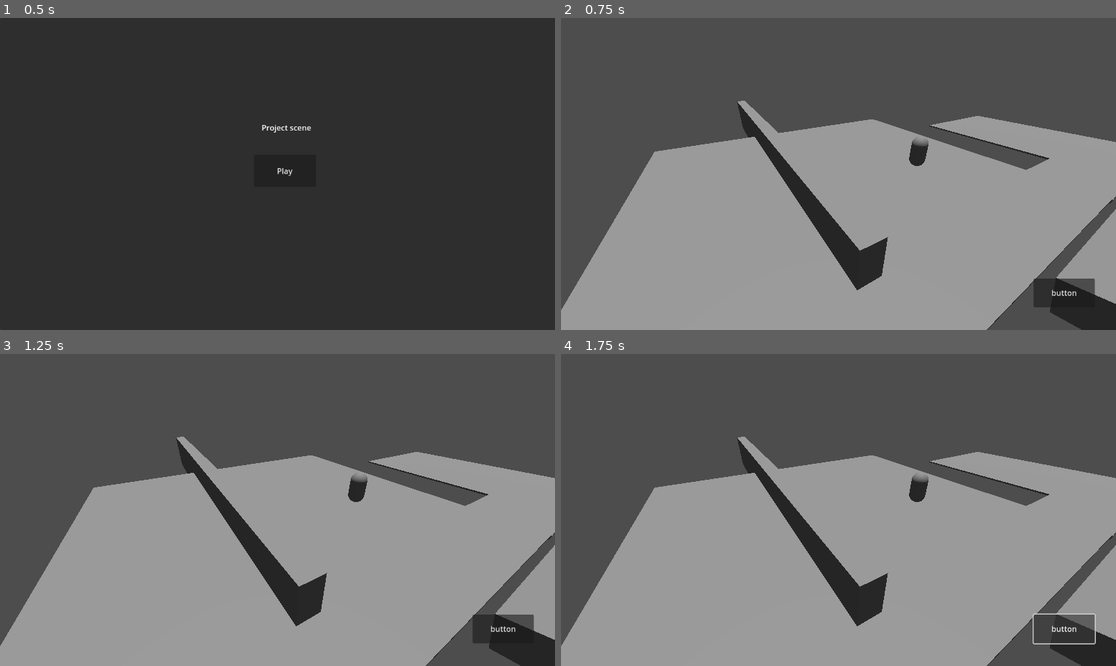
Above: before the commit, frames 1-4 (two rows, left to right).
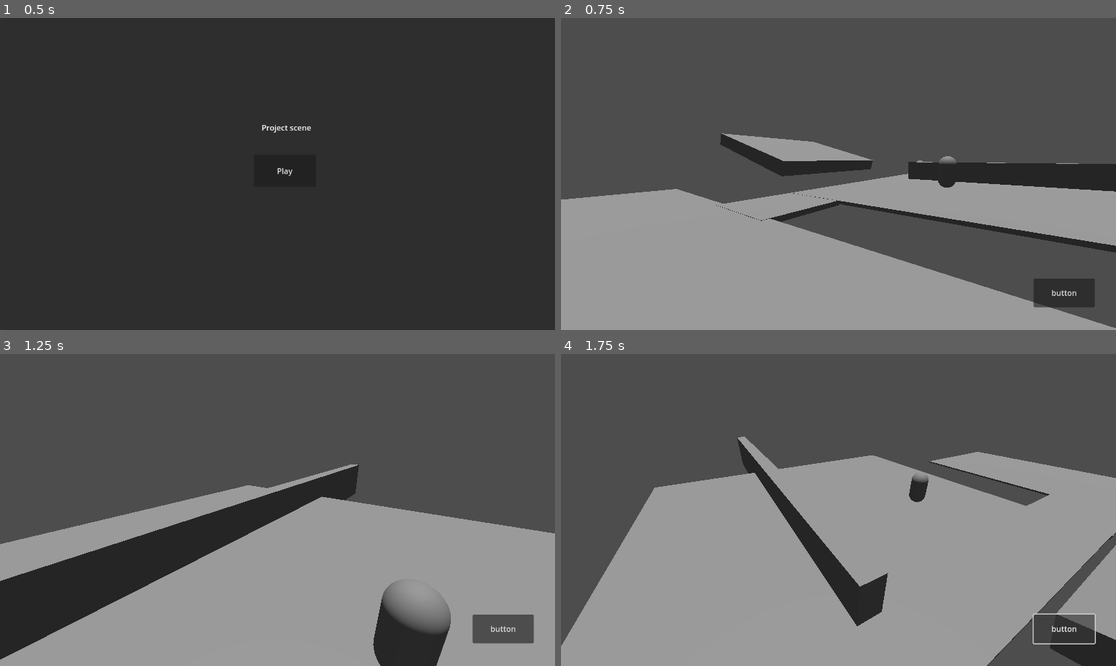
Above: after the commit, the same moments.

Repository: MateoChicano/Journey-starts-here
Game: Godot game, scene res://scenes/Menus/title_screen.tscn
The game is run twice, just before and just after one commit, with the same random seed, the same clock (stepped at 60 frames per second) and the same inputs.
Inputs:
- Up to frame 1 (0.5 s): no input
- Up to frame 2 (0.75 s): click "Play" at 0.5 s
- Up to frame 3 (1.25 s): no input
- Up to frame 4 (1.75 s): click "button" at 1.25 s

Frame 1 is identical in both runs. In frame 2, 28% of the frame differs, in the area x 0-100%, y 26-100%; in frame 3, 28%; in frame 4, nothing differs.

Commit message:
transition cam 2 tween

Diff:
--- a/journey-start-here/scripts/player.gd
+++ b/journey-start-here/scripts/player.gd
@@ -33,12 +33,12 @@
 			camTrans.make_current()
 
 			var transPos : Tween = create_tween()
+			var transRot : Tween = create_tween()
 
 			transPos.tween_property(camTrans, "global_position", cam.global_position, TWEEN_DURATION)
-			transPos.set_parallel(true)
-			transPos.tween_property(camTrans, "rotation", cam.rotation, TWEEN_DURATION)
+			transRot.tween_property(camTrans, "rotation", cam.rotation, TWEEN_DURATION)
 
-			transPos.tween_callback(Callable(cam, "make_current"));
+			transRot.tween_callback(Callable(cam, "make_current"));
 		else :
 			cam.make_current()
 	else : pass
